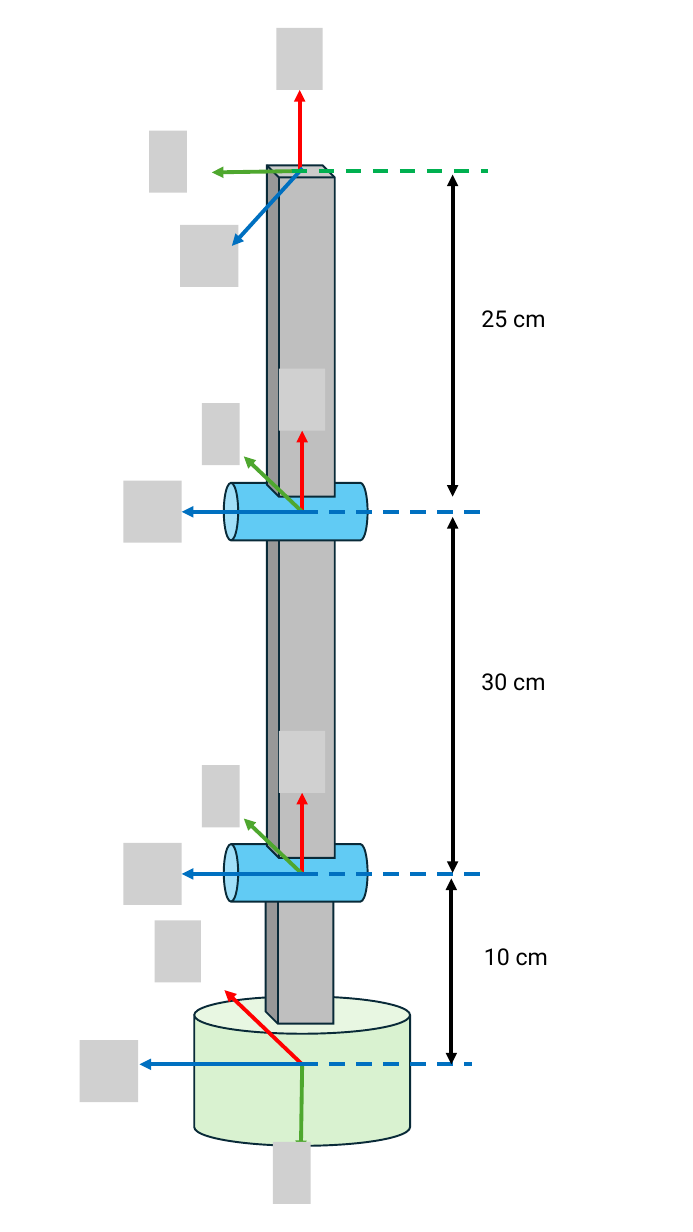
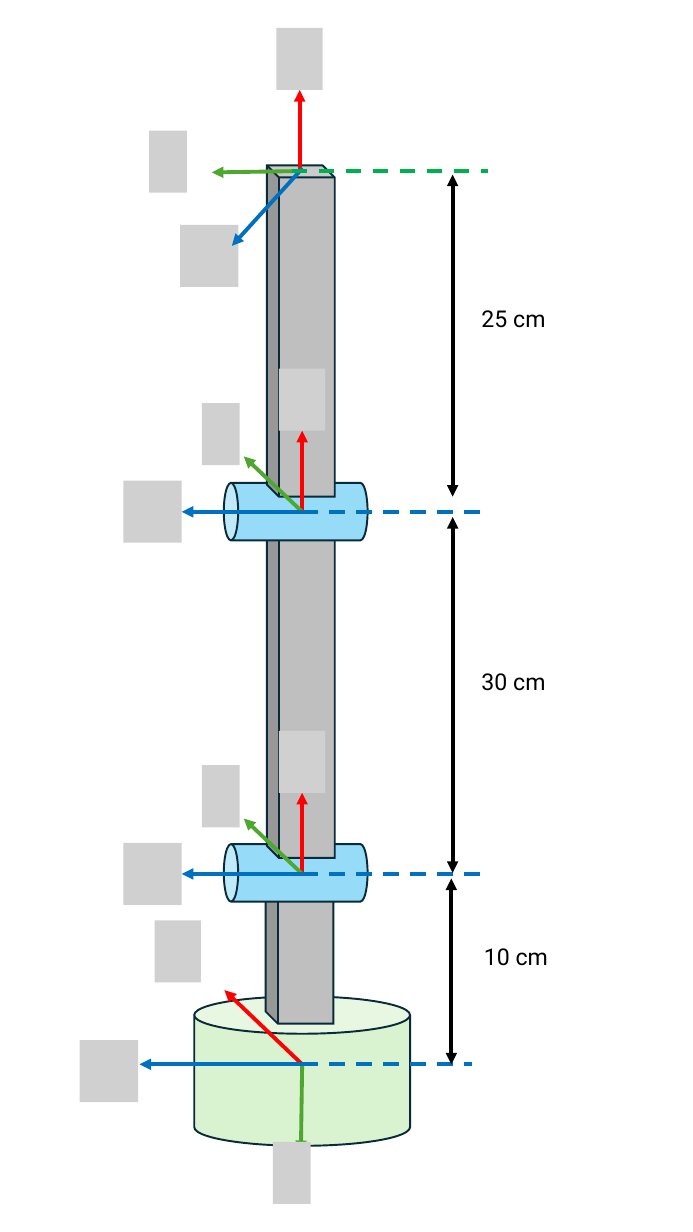
Before and after one commit to iocroblab/from_code_to_robot, a slide deck: slide 4 of robotics/Resources/Images/Modelling/Robot images.pptx. Drawn at 693x1232 pixels with LibreOffice and Linux fonts; fonts in the diff are those of the drawing; grey boxes stand for pictures. Boxes give left, top, right and bottom in pixels: in the first picture for what was removed or moved away, otherwise in the second. Text is boxed around its words. In the diff, an @@ line names an element or a change of style, - is before the commit and + after.

```diff
--- a/robotics/Resources/Images/Modelling/Robot images.pptx
+++ b/robotics/Resources/Images/Modelling/Robot images.pptx
@@ cylinder at (x1=224, y1=483, x2=368, y2=541): fill #61CBF4 to #96DCF8 @@
@@ cylinder at (x1=224, y1=845, x2=368, y2=902): fill #61CBF4 to #96DCF8 @@
```
Also in this commit, not shown: 1 other slide changed, 3 slides added, 2 slides removed, 15 other files.
